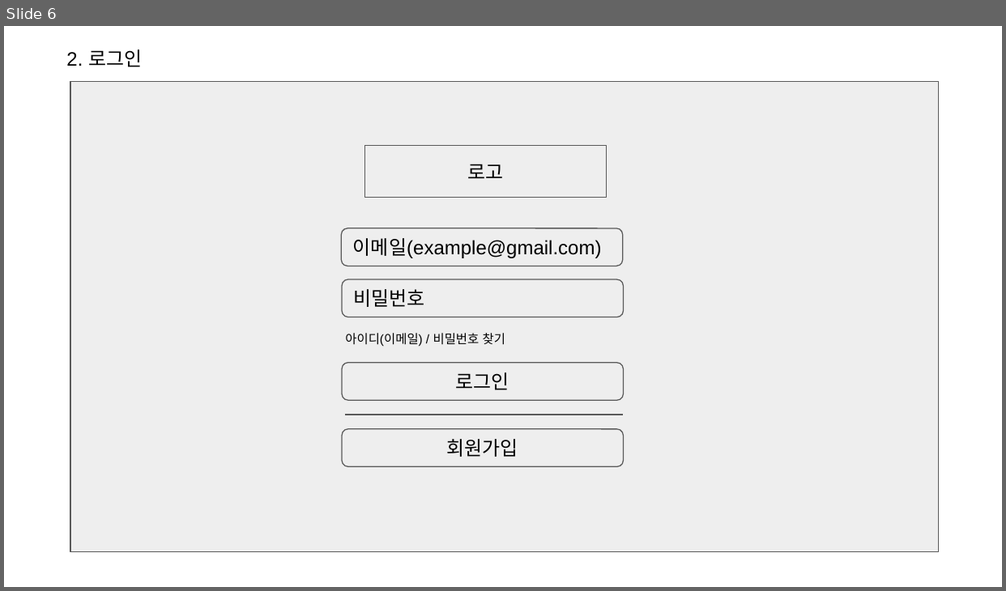
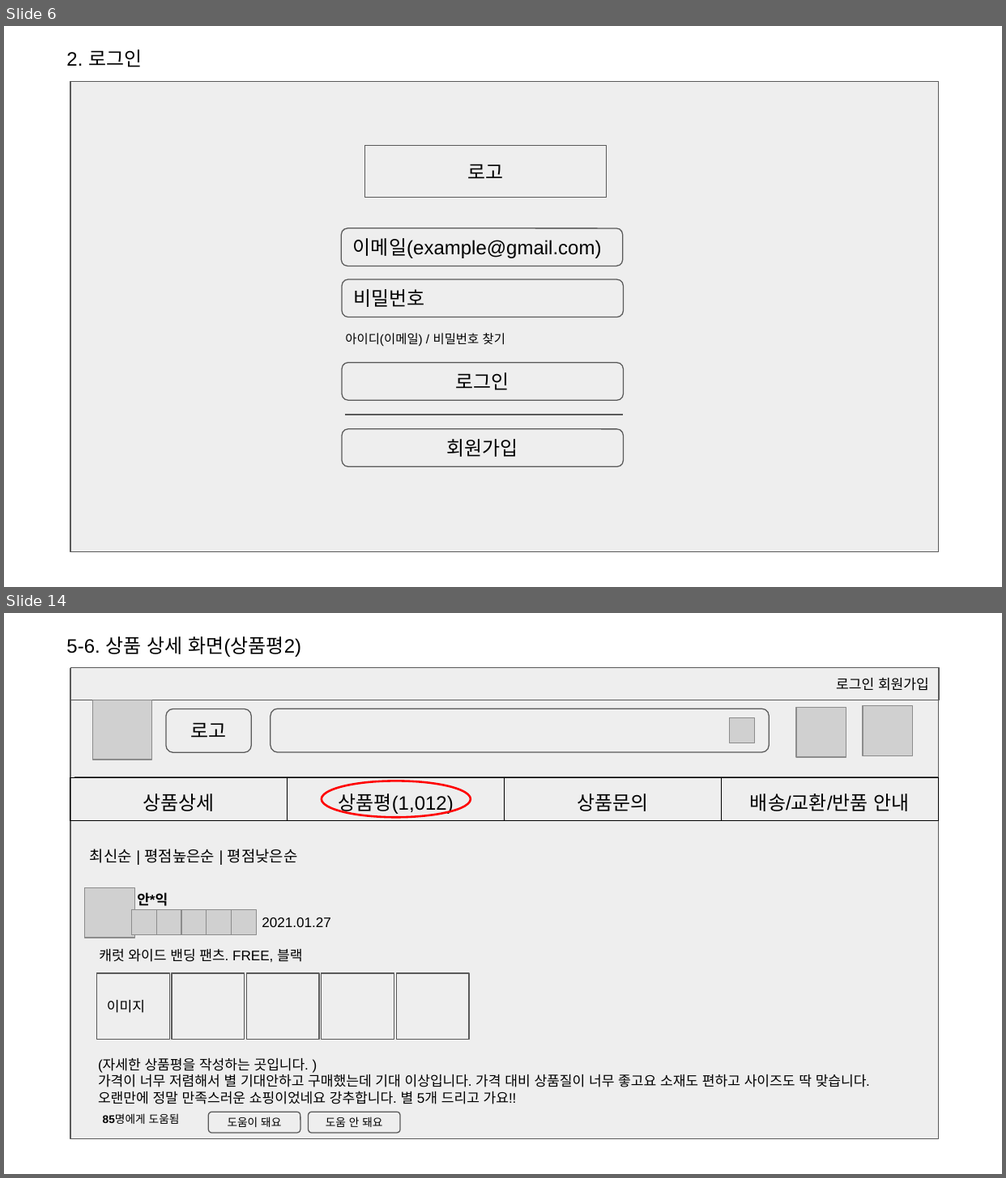
Before and after one commit to smileeeey/DDoreka, a slide deck: doc/공통 프로젝트(쇼핑몰).pptx. Shown one above the other, each under a label of ours: slide 6 before the commit, slides 6 and 14 after it; the slides between them are not shown. The pictures are 1006x591 and 1006x1178 pixels, drawn with LibreOffice and Linux fonts; fonts in the diff are those of the drawing; grey boxes stand for pictures. Boxes give left, top, right and bottom in pixels: in the first picture for what was removed or moved away, otherwise in the second. Text is boxed around its words. In the diff, an @@ line names an element or a change of style, - is before the commit and + after.

```diff
--- a/doc/공통 프로젝트(쇼핑몰).pptx
+++ b/doc/공통 프로젝트(쇼핑몰).pptx
@@ slide 14 added at bbox=[4, 613, 1002, 1174], background #FFFFFF @@
@@ text added at bbox=[66, 636, 301, 657], 14 pt, text #000000 @@
+5-6. 상품 상세 화면(상품평2)
@@ rectangle added at bbox=[71, 669, 939, 1139], fill #EEEEEE, outline #595959 0.75 pt @@
@@ rectangle added at bbox=[71, 668, 939, 700], fill #EEEEEE, outline #595959 0.75 pt, 10 pt, text #000000 @@
+로그인 회원가입
@@ picture added at bbox=[93, 700, 153, 760] @@
@@ rounded rectangle added at bbox=[166, 709, 252, 752], fill #EEEEEE, outline #595959 0.75 pt, 14 pt, text #000000 @@
+로고
@@ rounded rectangle added at bbox=[270, 709, 769, 752], fill #EEEEEE, outline #595959 0.75 pt @@
@@ picture added at bbox=[796, 708, 846, 758] @@
@@ picture added at bbox=[863, 706, 912, 756] @@
@@ picture added at bbox=[730, 717, 754, 743] @@
@@ table added at bbox=[70, 777, 936, 1105], 1 rows, 4 columns @@
+상품상세 | 상품평(1,012) | 상품문의 | 배송/교환/반품 안내
@@ line added from (74, 777) to (939, 777), #595959 0.75 pt @@
@@ ellipse added at bbox=[322, 781, 470, 816], outline #FF0000 1.5 pt @@
@@ text added at bbox=[90, 849, 298, 863], 11 pt, text #000000 @@
+최신순 | 평점높은순 | 평점낮은순
@@ picture added at bbox=[85, 888, 134, 939] @@
@@ text added at bbox=[137, 892, 168, 906], 10 pt, text #000000, bold @@
+안*익
@@ group added at bbox=[132, 909, 257, 935]: 5 pictures @@
@@ text added at bbox=[262, 918, 330, 927], 10 pt, text #000000 @@
+2021.01.27
@@ text added at bbox=[99, 949, 302, 963], 10 pt, text #000000 @@
+캐럿 와이드 밴딩 팬츠. FREE, 블랙
@@ rectangle added at bbox=[97, 973, 170, 1039], fill #EEEEEE, outline #595959 0.75 pt, 10 pt, text #000000 @@
+이미지
@@ rectangle added at bbox=[172, 973, 245, 1039], fill #EEEEEE, outline #595959 0.75 pt @@
@@ rectangle added at bbox=[246, 973, 319, 1039], fill #EEEEEE, outline #595959 0.75 pt @@
@@ rectangle added at bbox=[322, 973, 394, 1039], fill #EEEEEE, outline #595959 0.75 pt @@
@@ rectangle added at bbox=[396, 973, 469, 1039], fill #EEEEEE, outline #595959 0.75 pt @@
@@ text added at bbox=[98, 1059, 870, 1105], 10 pt, text #000000 @@
+(자세한 상품평을 작성하는 곳입니다. )
+가격이 너무 저렴해서 별 기대안하고 구매했는데 기대 이상입니다. 가격 대비 상품질이 너무 좋고요 소재도 편하고 사이즈도 딱 맞습니다. 오랜만에 정말 만족스러운 쇼핑이었네요 강추합니다. 별 5개 드리고 가요!!
@@ text added at bbox=[103, 1114, 180, 1124], 8 pt, text #000000 @@
+85명에게 도움됨
@@ rounded rectangle added at bbox=[209, 1112, 300, 1133], fill #EEEEEE, outline #595959 0.75 pt, 8 pt, text #000000 @@
+도움이 돼요
@@ rounded rectangle added at bbox=[309, 1112, 400, 1133], fill #EEEEEE, outline #595959 0.75 pt, 8 pt, text #000000 @@
+도움 안 돼요
```
Also in this commit, not shown: 12 slides changed, 16 other slides added, 4 other files.
